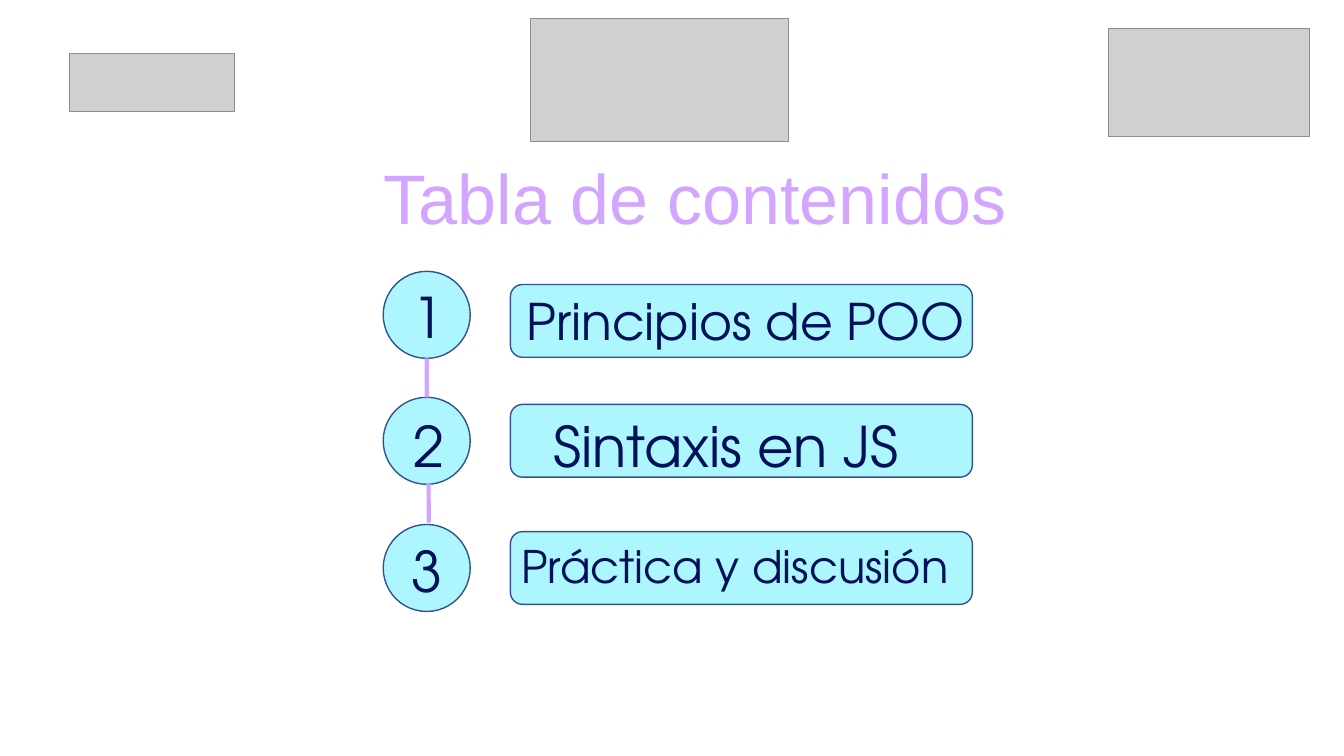
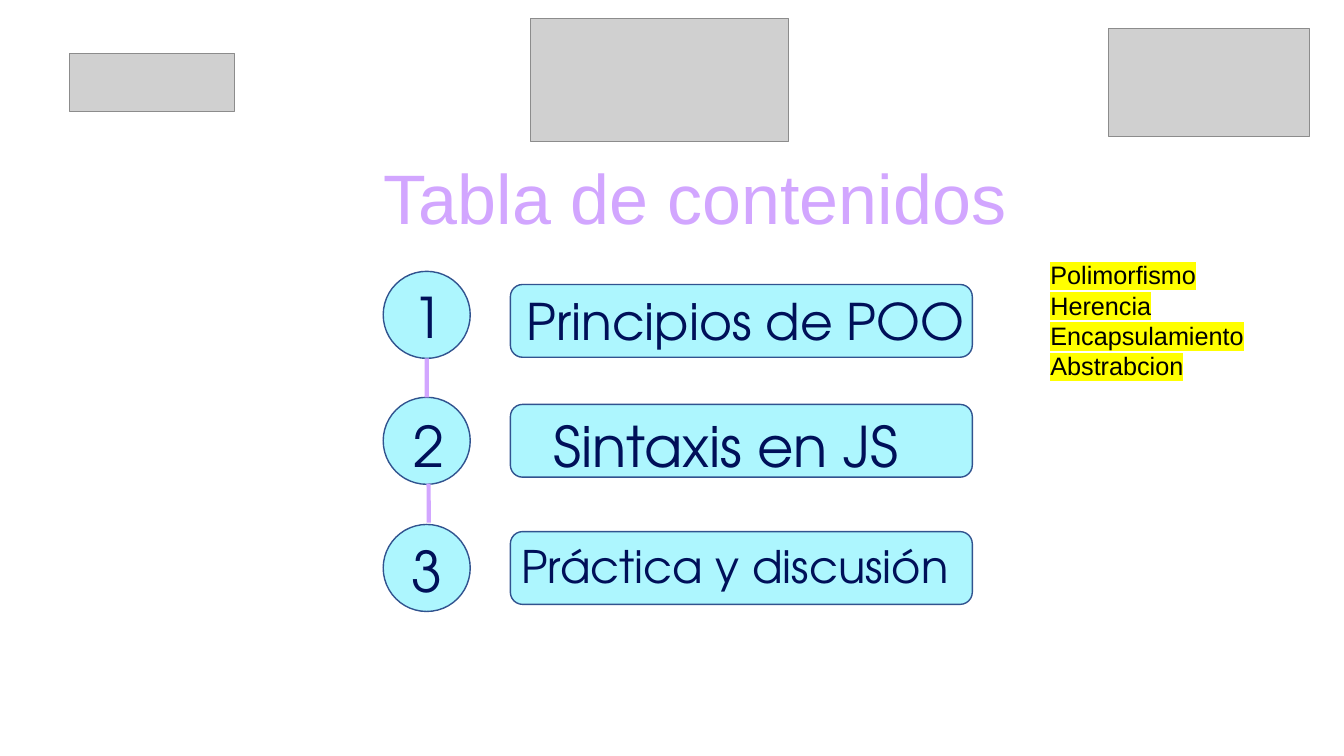
Before and after one commit to Ed-Pino/Fullstack, a slide deck: slide 2 of Material pedagógico/Modulo 1/Clase 2/clase_2.pptx. Drawn at 1344x756 pixels with LibreOffice and Linux fonts; fonts in the diff are those of the drawing; grey boxes stand for pictures; background and template pictures are left out. Boxes give left, top, right and bottom in pixels: in the first picture for what was removed or moved away, otherwise in the second. Text is boxed around its words. In the diff, an @@ line names an element or a change of style, - is before the commit and + after.

Commit message:
Doc modified

```diff
--- a/Material pedagógico/Modulo 1/Clase 2/clase_2.pptx
+++ b/Material pedagógico/Modulo 1/Clase 2/clase_2.pptx
@@ text added at [1050,265,1243,376], 18 pt, text #000000 @@
+Polimorfismo
+Herencia
+Encapsulamiento
+Abstrabcion
```
Also in this commit, not shown: 5 other slides changed.
